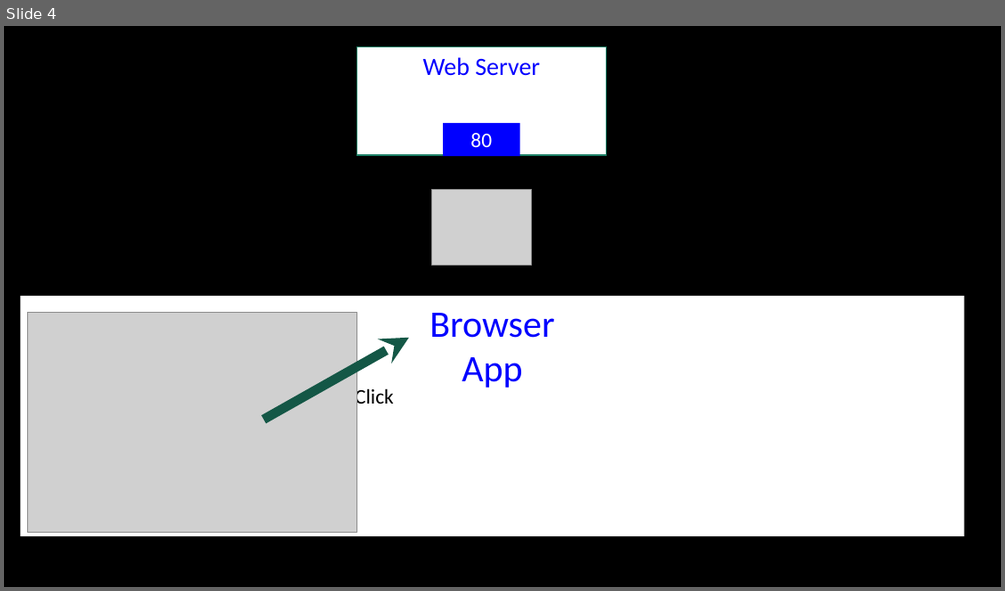
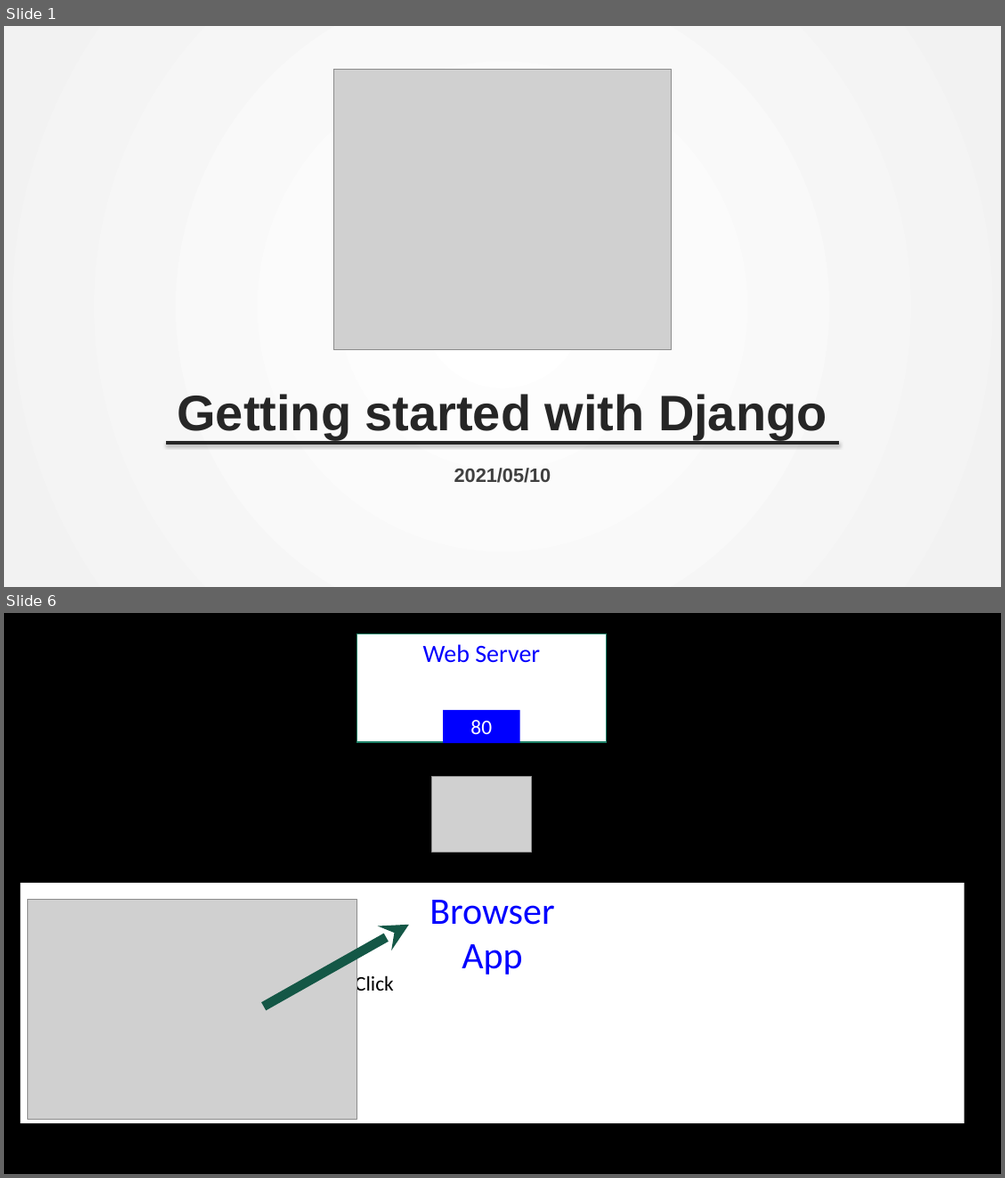
Before and after one commit to yao1222/bmi_app, a slide deck: Django.pptx. Shown one above the other, each under a label of ours: slide 4 before the commit, slides 1 and 6 after it; the slides between them are not shown. The pictures are 1005x591 and 1005x1178 pixels, drawn with LibreOffice and Linux fonts; fonts in the diff are those of the drawing; grey boxes stand for pictures; background and template pictures are left out. Boxes give left, top, right and bottom in pixels: in the first picture for what was removed or moved away, otherwise in the second. Text is boxed around its words. In the diff, an @@ line names an element or a change of style, - is before the commit and + after.

```diff
--- a/Django.pptx
+++ b/Django.pptx
@@ slide 1 added at bbox=[4, 26, 1001, 587], background gradient #FFFFFF to #F2F2F2 @@
@@ picture added at bbox=[334, 70, 672, 351] @@
@@ text added at bbox=[177, 394, 827, 438], 48 pt, text #262626, bold @@
+Getting started with Django
@@ line added from (166, 443) to (840, 443), #262626 3 pt @@
@@ text added at bbox=[454, 467, 551, 483], 18.7 pt, text #404040, bold @@
+2021/05/10
@@ what was slide 4 is now slide 6 @@
```
Also in this commit, not shown: 4 other slides added, 2 slides removed.
